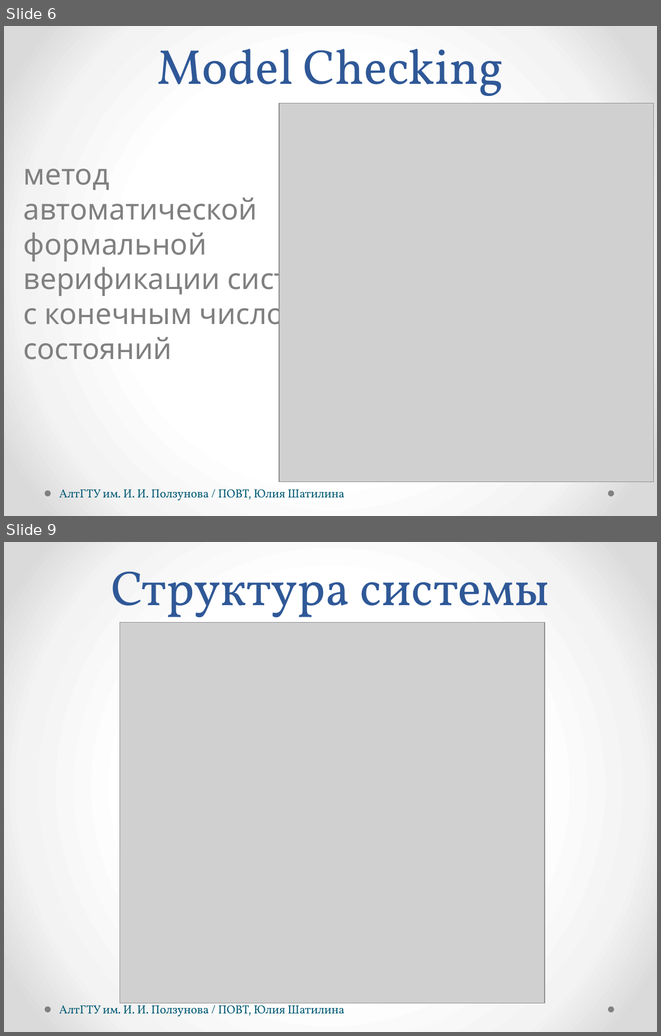
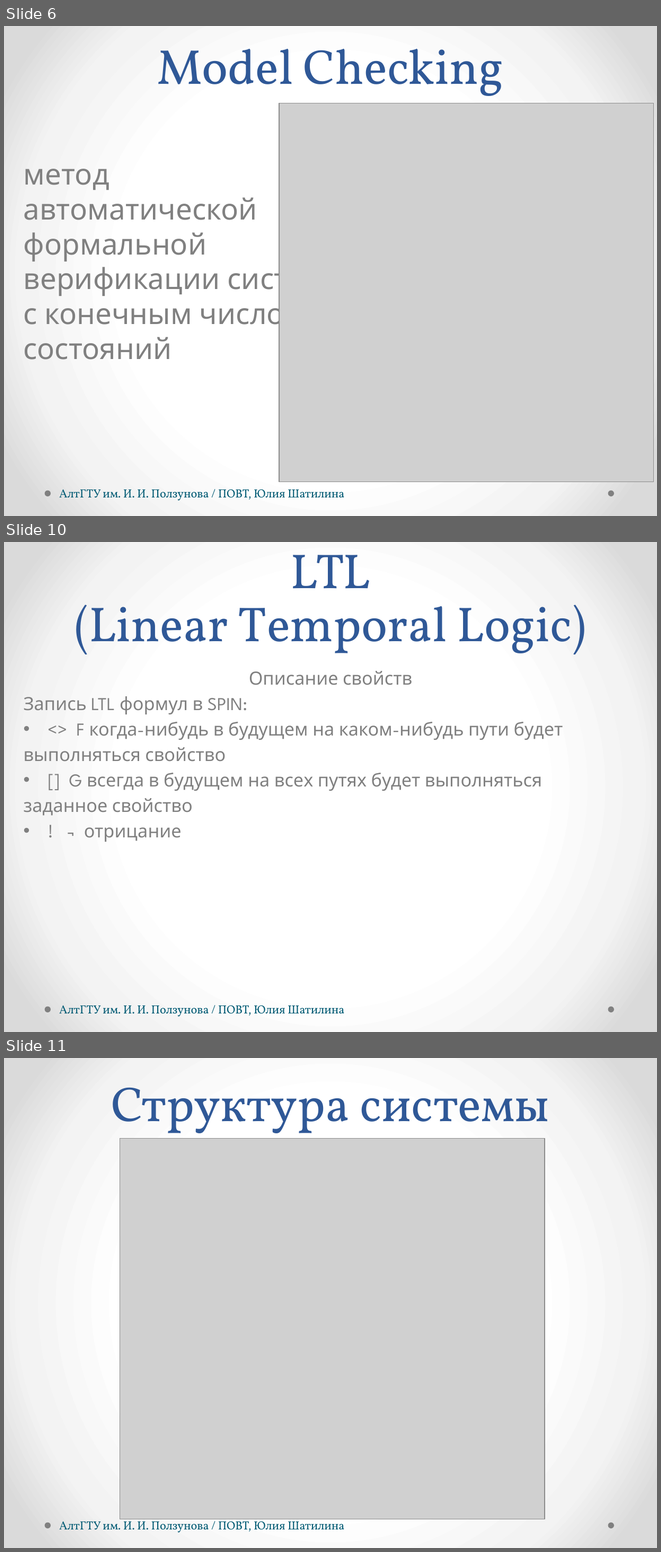
Before and after one commit to hisohito/proto-doc, a slide deck: shatilina.pptx. Shown one above the other, each under a label of ours: slides 6 and 9 before the commit, slides 6, 10 and 11 after it; the slides between them are not shown. The pictures are 661x1036 and 661x1552 pixels, drawn with LibreOffice and Linux fonts; fonts in the diff are those of the drawing; grey boxes stand for pictures. Boxes give left, top, right and bottom in pixels: in the first picture for what was removed or moved away, otherwise in the second. Text is boxed around its words. In the diff, an @@ line names an element or a change of style, - is before the commit and + after.

```diff
--- a/shatilina.pptx
+++ b/shatilina.pptx
@@ slide 10 added at <box>4,542,657,1032</box>, background gradient #FFFFFF to #F4F4F4 to #DADADA; not listed: 2 template elements that a slide beside it also shows @@
@@ title added at <box>74,555,586,654</box>, 54 pt, text #2F5897 @@
+LTL
+(Linear Temporal Logic)
@@ text added at <box>24,671,563,841</box>, 20 pt, text #808080 @@
+Описание свойств
+Запись LTL формул в SPIN:
+• <> F когда-нибудь в будущем на каком-нибудь пути будет
+выполняться свойство
+• [] G всегда в будущем на всех путях будет выполняться
+заданное свойство
+• ! ¬ отрицание
@@ text added at <box>59,1005,344,1016</box>, 13 pt, text #045C75 @@
+АлтГТУ им. И. И. Ползунова / ПОВТ, Юлия Шатилина
@@ what was slide 9 is now slide 11 @@
```
Also in this commit, not shown: 2 slides changed, 2 other slides added, 1 slide removed, 2 other files.
